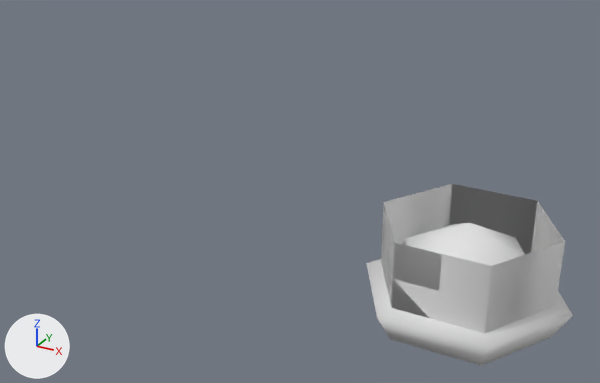
What one commit did to the Blender file Assets/Models/Hats/Hats.blend.
Camera for both pictures: a 50 mm lens placed at (-2.08, -6.67, 3.95), pointed at (-5.77, 0.04, 0.6). Lighting does not change. The marker at lower left points along +X, +Y and +Z.

In view in the first picture: 'Crown'.
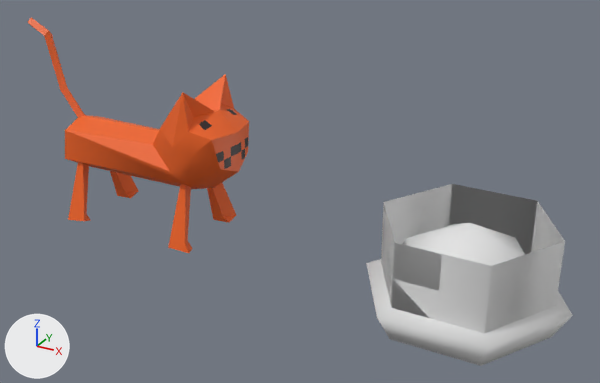
Edits to the bpy script that builds the scene:
```text
Add img_catuv_png:
    img_catuv_png = load_image('CatUV.png', 'CatUV.png', 8, 8, 'sRGB')
Add mat_catuv:
    mat_catuv = principled_material('CatUV')
    mat_catuv.texture = img_catuv_png
Add me_plane_039:
    me_plane_039.from_pydata(...)  # 85 vertices, 111 faces, 2 loose edges; spans x -1.52..1.19, y -0.49..0.49, z -0.02..2.14
    me_plane_039.polygons.foreach_set('use_smooth', [True] * 111)
    me_plane_039.materials.append(mat_catuv)  # picture img_catuv_png
Add ob_plane_129:
    ob_plane_129 = bpy.data.objects.new('Plane.129', me_plane_039)
    ob_plane_129.location = (-7.657, 0.0, -0.128)
```

Location of each change, (x1, y1, x2, y2) in pixels of the pictures (600 x 383 px):
'Plane.129', added (orange)
    after: (28, 18, 249, 253)
